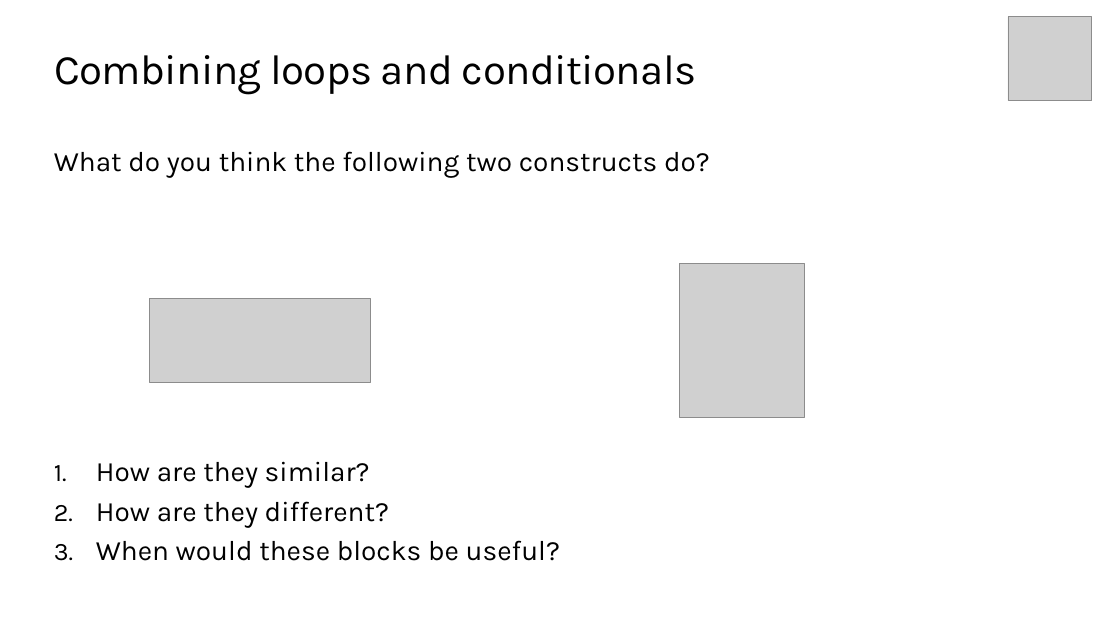
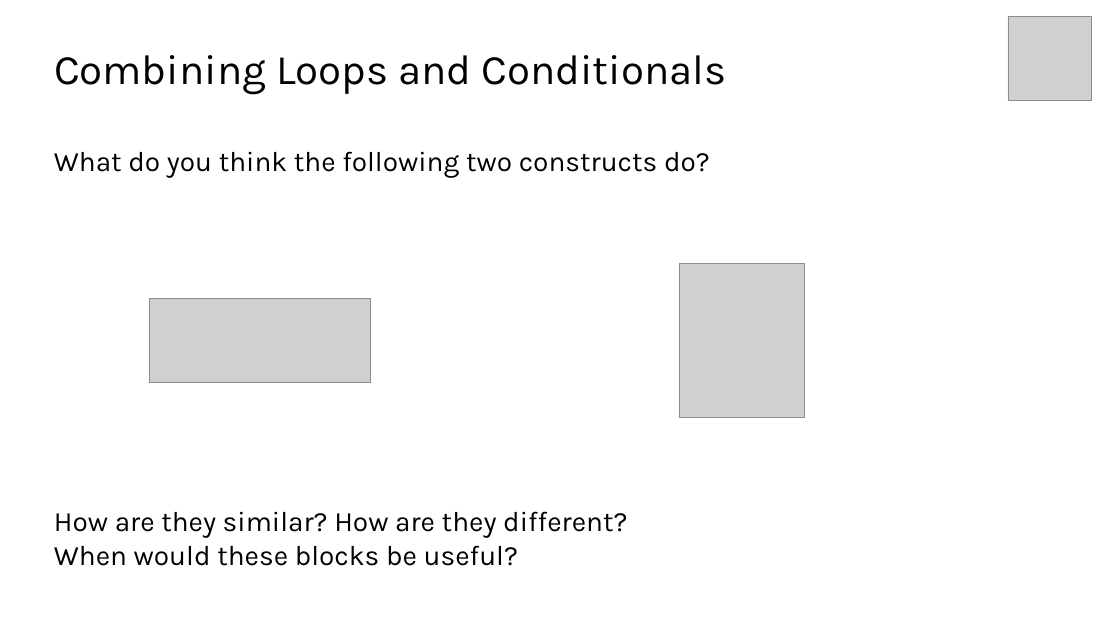
Before and after one commit to TEALSK12/introduction-to-computer-science, a slide deck: slide 6 of docs/slidedecks/TEALS SNAP 3.2.pptx. Drawn at 1120x630 pixels with LibreOffice and Linux fonts; fonts in the diff are those of the drawing; grey boxes stand for pictures; background and template pictures are left out. Boxes give left, top, right and bottom in pixels: in the first picture for what was removed or moved away, otherwise in the second. Text is boxed around its words. In the diff, an @@ line names an element or a change of style, - is before the commit and + after.

```diff
--- a/docs/slidedecks/TEALS SNAP 3.2.pptx
+++ b/docs/slidedecks/TEALS SNAP 3.2.pptx
@@ title at (x1=54, y1=55, x2=726, y2=95): text changed @@
-Combining loops and conditionals
+Combining Loops and Conditionals
@@ text at (x1=54, y1=511, x2=627, y2=566): text changed @@
-1. How are they similar?
-2. How are they different?
-3. When would these blocks be useful?
+How are they similar? How are they different?
+When would these blocks be useful?
```
Also in this commit, not shown: 8 other slides changed, 2 slides added, 27 other files.
